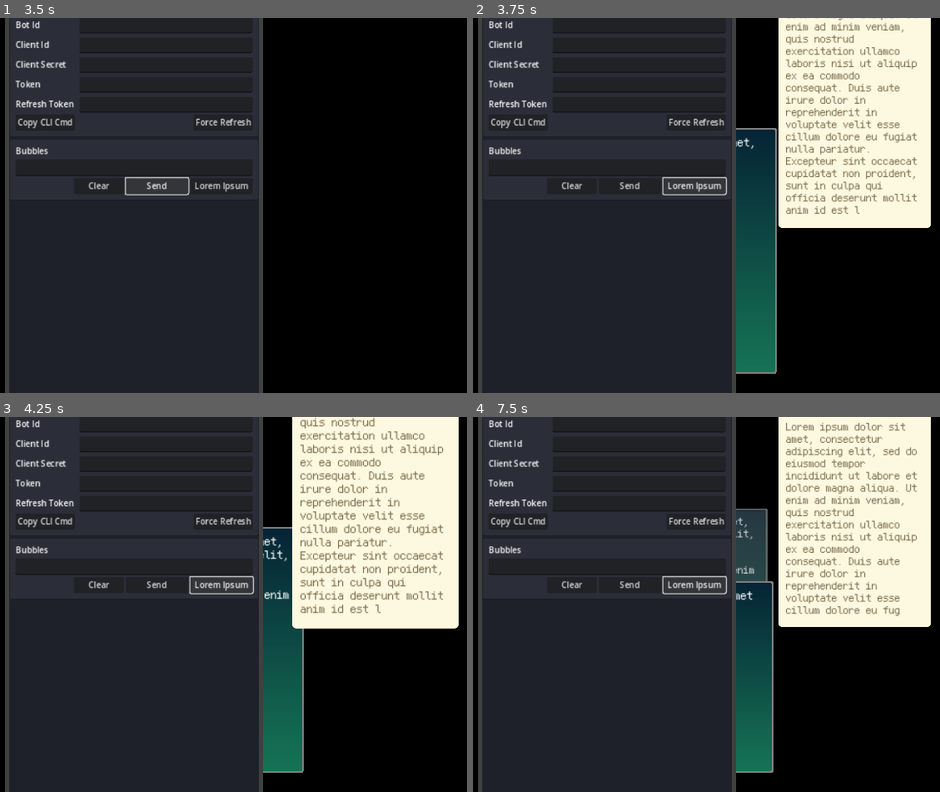
Above: before the commit, frames 1-4 (two rows, left to right).
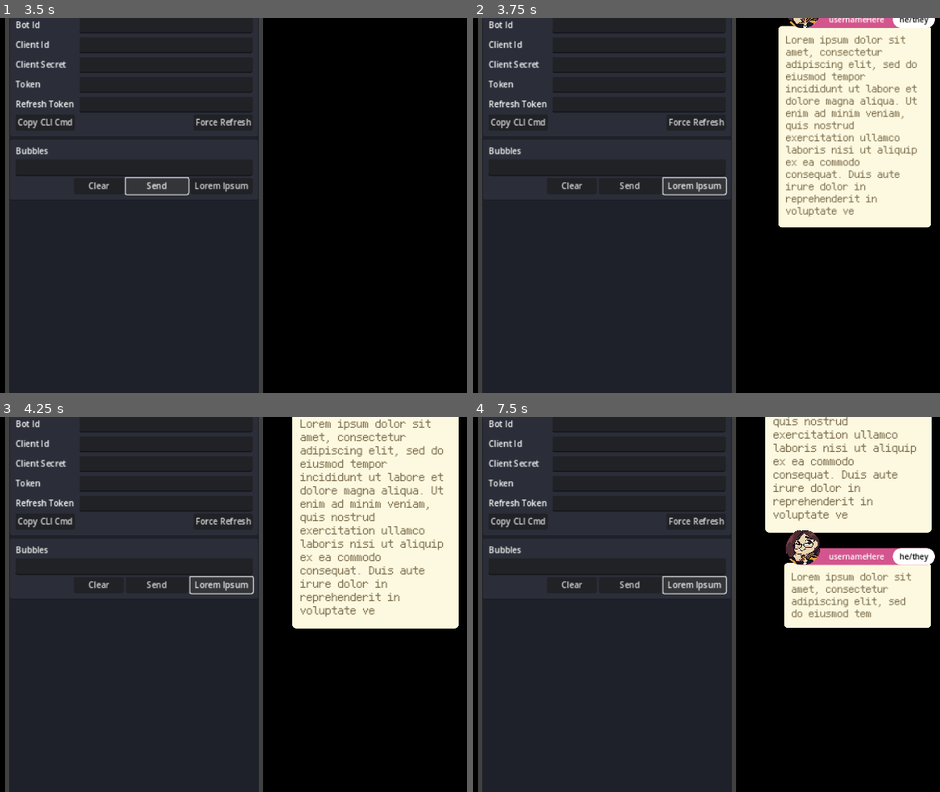
Above: after the commit, the same moments.

Repository: erodozer/tmi.gd
Game: Godot game, scene res://Main.tscn
Two runs of this game, one before a commit and one after it. Both use one fixed random seed, a clock stepped at 60 frames per second and the inputs below.
Inputs:
- Up to frame 1 (3.5 s): click "Copy CLI Cmd" at 0.5 s; click "Force Refresh" at 1.25 s; click "Clear" at 2 s; click "Send" at 2.75 s
- Up to frame 2 (3.75 s): click "Lorem Ipsum" at 3.5 s
- Up to frame 3 (4.25 s): no input
- Up to frame 4 (7.5 s): click "Copy CLI Cmd" at 4.25 s; click "Force Refresh" at 5 s; click "Clear" at 5.75 s; click "Send" at 6.5 s; click "Lorem Ipsum" at 7.25 s

Frame 1 is identical in both runs. In frame 2, 11% of the frame differs, in the area x 56-99%, y 0-95%; in frame 3, 10%; in frame 4, 14%.

Commit message:
move bubble chat to foreground overlay window

Diff:
--- a/Main.tscn
+++ b/Main.tscn
@@ -23,7 +23,7 @@
 [node name="BackgroundOverlays" parent="." instance=ExtResource("5_20kdc")]
 layout_mode = 1
 
-[node name="Chatbox" parent="BackgroundOverlays" index="1"]
+[node name="Chatbox" parent="BackgroundOverlays" index="0"]
 anchors_preset = -1
 offset_left = -332.0
 offset_top = 48.0
@@ -44,17 +44,18 @@
 
 [node name="ForegroundOverlays" parent="ForegroundOverlays" instance=ExtResource("4_4wwpd")]
 
-[node name="DebugWidow" parent="." node_paths=PackedStringArray("tmi") instance=ExtResource("2_x60kq")]
+[node name="DebugWindow" parent="." node_paths=PackedStringArray("tmi") instance=ExtResource("2_x60kq")]
 initial_position = 2
 title = "tmi.gd Overlay Debug"
 size = Vector2i(480, 800)
 tmi = NodePath("../Twitch")
 
-[connection signal="credentials_updated" from="Twitch" to="DebugWidow" method="_on_twitch_credentials_updated"]
-[connection signal="Command" from="Twitch/Irc" to="BackgroundOverlays/StreamerBubbles" method="_on_irc_command"]
+[connection signal="credentials_updated" from="Twitch" to="DebugWindow" method="_on_twitch_credentials_updated"]
 [connection signal="Command" from="Twitch/Irc" to="BackgroundOverlays/Chatbox" method="_on_irc_command"]
-[connection signal="send_bubble" from="DebugWidow" to="BackgroundOverlays/StreamerBubbles" method="_on_window_send_bubble"]
-[connection signal="send_bubble" from="DebugWidow" to="BackgroundOverlays/Chatbox" method="_on_window_send_bubble"]
+[connection signal="Command" from="Twitch/Irc" to="ForegroundOverlays/ForegroundOverlays/Frame/StreamerBubbles" method="_on_irc_command"]
+[connection signal="send_bubble" from="DebugWindow" to="BackgroundOverlays/Chatbox" method="_on_window_send_bubble"]
+[connection signal="send_bubble" from="DebugWindow" to="ForegroundOverlays/ForegroundOverlays/Frame/StreamerBubbles" method="_on_window_send_bubble"]
 
 [editable path="Twitch"]
 [editable path="BackgroundOverlays"]
+[editable path="ForegroundOverlays/ForegroundOverlays"]
--- a/overlays/background_overlays.tscn
+++ b/overlays/background_overlays.tscn
@@ -1,6 +1,5 @@
-[gd_scene load_steps=3 format=3 uid="uid://bcqqjjenx87m0"]
+[gd_scene load_steps=2 format=3 uid="uid://bcqqjjenx87m0"]
 
-[ext_resource type="PackedScene" uid="uid://d2mvk45vkp64l" path="res://components/bubbles/bubble_stack.tscn" id="1_box3g"]
 [ext_resource type="PackedScene" uid="uid://dcj1k1861jbkj" path="res://components/chatbox/chatbox.tscn" id="2_t6glh"]
 
 [node name="BackgroundOverlays" type="Control"]
@@ -11,9 +10,6 @@
 grow_horizontal = 2
 grow_vertical = 2
 
-[node name="StreamerBubbles" parent="." instance=ExtResource("1_box3g")]
-layout_mode = 1
-
 [node name="Chatbox" parent="." instance=ExtResource("2_t6glh")]
 custom_minimum_size = Vector2(300, 0)
 layout_mode = 1
--- a/overlays/foreground_overlays.tscn
+++ b/overlays/foreground_overlays.tscn
@@ -1,6 +1,7 @@
-[gd_scene load_steps=2 format=3 uid="uid://ccenwry0rkni4"]
+[gd_scene load_steps=3 format=3 uid="uid://ccenwry0rkni4"]
 
 [ext_resource type="PackedScene" uid="uid://chays4n5ylcvm" path="res://components/clock/clock.tscn" id="1_rcgxh"]
+[ext_resource type="PackedScene" uid="uid://d2mvk45vkp64l" path="res://components/bubbles/bubble_stack.tscn" id="2_jwnk4"]
 
 [node name="CanvasLayer" type="CanvasLayer"]
 
@@ -25,3 +26,6 @@
 offset_bottom = -30.0
 grow_horizontal = 0
 grow_vertical = 0
+
+[node name="StreamerBubbles" parent="Frame" instance=ExtResource("2_jwnk4")]
+layout_mode = 1
